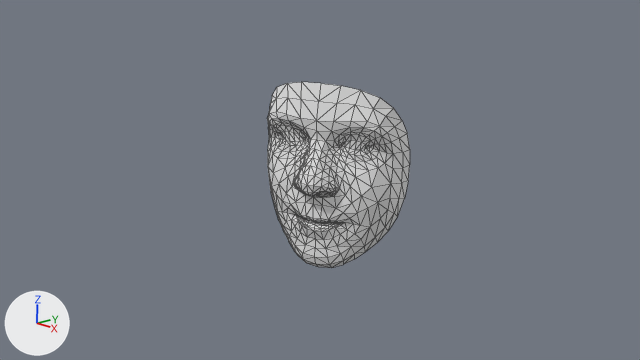
The Blender file python/assets/canonical_face_render.blend, before and after one commit.
Before and after are seen from the file's camera 'Camera'. Arrows for +X, +Y and +Z are at lower left; the lights stay in place. Mesh edges are drawn as thin lines.

Objects in the first picture: 'face_mesh'.
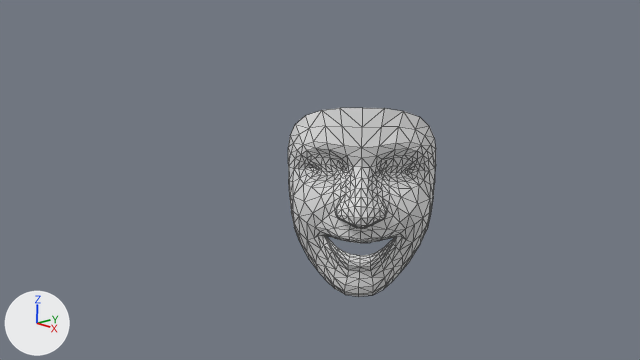
What the commit changed:
Mesh me_face_mesh_001 is new.
It has 468 vertices, 880 faces and spans x -0.481..0.519, y -0.257..0.272, z 0.0..0.544.
Object 'face_mesh' (ob_face_mesh) now shows me_face_mesh_001 instead of me_face_mesh.
Object 'face_mesh' (ob_face_mesh) moves from (-0.321, -0.155, 0.464) to (0.014, 0.0, 0.293).
Object 'face_mesh' (ob_face_mesh) turns from (90, 0, -158) to (89, 1.1, -139) degrees about x, y and z.
Object 'face_mesh' (ob_face_mesh) is rescaled from (1.0, 1.0, 1.0) to (1.0, 2.48, 1.0).

Boxes [x1, y1, x2, y2] around the edits, measured in the pictures (640 x 360 px):
'face_mesh', reshaped, moved, turned, rescaled: before [267, 82, 410, 268]; after [288, 108, 436, 297]
